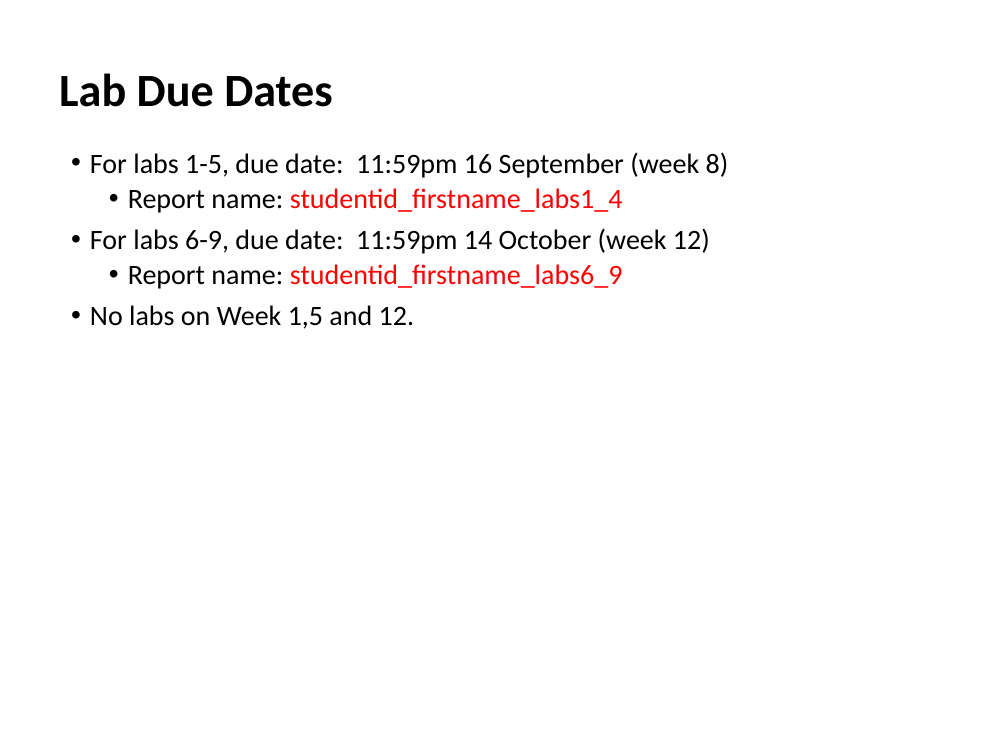
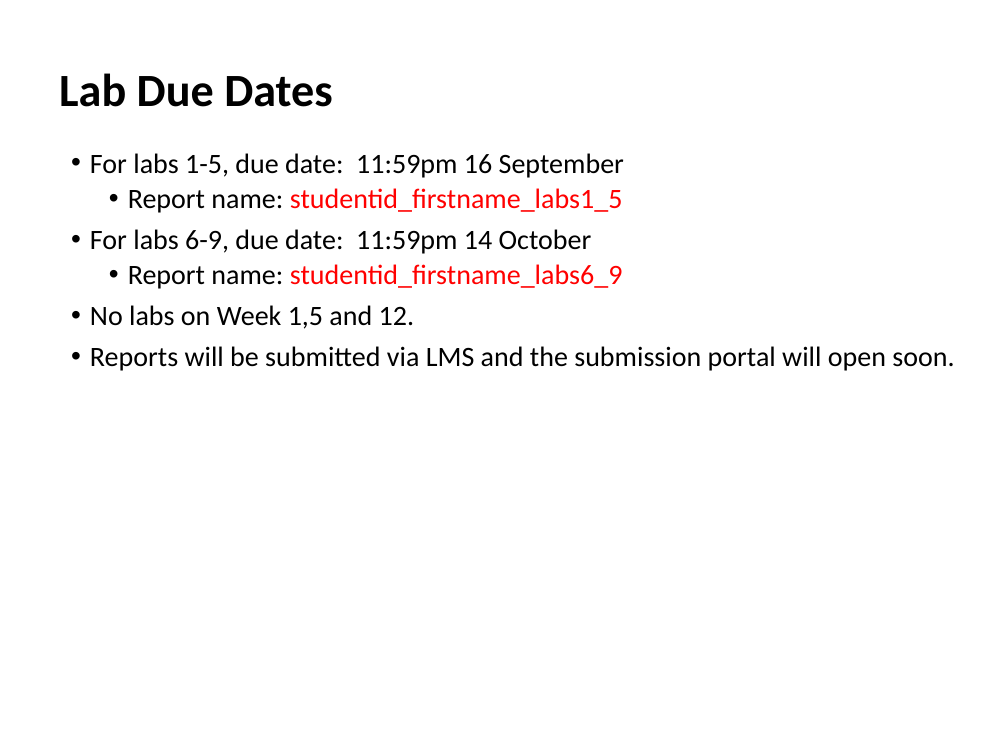
Before and after one commit to zhangzhics/CITS5503_Sem2, a slide deck: slide 26 of Lectures2024/CITS5503CloudComputingIntro_week1.pptx (slide 25 before the commit). Drawn at 1008x756 pixels with LibreOffice and Linux fonts; fonts in the diff are those of the drawing. Boxes give left, top, right and bottom in pixels: in the first picture for what was removed or moved away, otherwise in the second. Text is boxed around its words. In the diff, an @@ line names an element or a change of style, - is before the commit and + after.

Commit message:
update slides in week 1

```diff
--- a/Lectures2024/CITS5503CloudComputingIntro_week1.pptx
+++ b/Lectures2024/CITS5503CloudComputingIntro_week1.pptx
@@ text at (90, 153, 624, 254): text changed @@
-• For labs 1-5, due date: 11:59pm 16 September (week 8)
-  • Report name: studentid_firstname_labs1_4
-• For labs 6-9, due date: 11:59pm 14 October (week 12)
+• For labs 1-5, due date: 11:59pm 16 September
+  • Report name: studentid_firstname_labs1_5
+• For labs 6-9, due date: 11:59pm 14 October
@@ text at (90, 346, 954, 371): paragraph added @@
+• Reports will be submitted via LMS and the submission portal will open soon.
```
Also in this commit, not shown: 6 other slides changed, 2 slides added, 1 slide removed.
